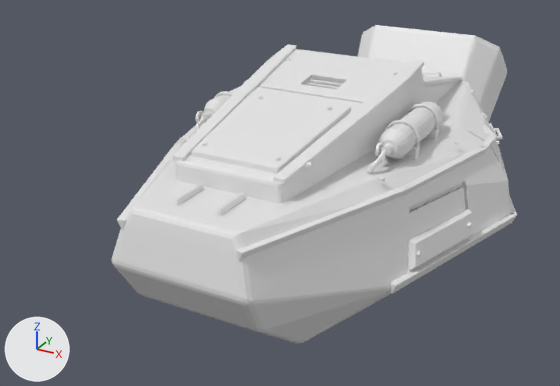
Renders of the OBJ model Assets/Resources/Models/Freeze_M1/turret.obj from each side of a commit.
Both versions are drawn from a 50 mm camera at (0.807, -1.866, 1.011) aimed at (-0.132, -0.159, 0.158). Lighting does not change. The marker at lower left points along +X, +Y and +Z. The first picture is the older version. Where no turn or scale is listed for an object, it has been applied to the vertices. Vertices at exactly the same position are counted once.

The first picture shows 'turret'.
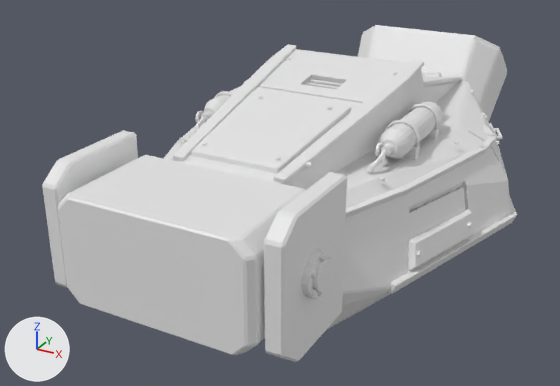
The newer file is also rescaled (x0.85) as a whole; pictures and numbers use the older file's frame.

The change in detail:
me_turret is used by ob_turret; location (0.0, 0.0, 0.0).
me_turret had 7884 vertices, 15471 faces and spanned x -0.47..0.47, y -0.82..0.83, z 0.0..0.53.
me_turret now has 7903 vertices, 15406 faces and spans x -0.47..0.47, y -0.9..0.83, z 0.0..0.53.
me_turret part 1: a new loose piece of 374 vertices spanning x -0.22..0.22, y -0.9..-0.65, z 0.19..0.42.
me_turret part 2: a new loose piece of 150 vertices spanning x -0.27..-0.23, y -0.87..-0.62, z 0.15..0.46.
me_turret part 3: a new loose piece of 150 vertices spanning x 0.23..0.27, y -0.87..-0.62, z 0.15..0.46.
me_turret part 4: a new loose piece of 84 vertices spanning x 0.26..0.28, y -0.81..-0.72, z 0.27..0.36.
me_turret part 5: a new loose piece of 80 vertices spanning x 0.28..0.29, y -0.79..-0.73, z 0.29..0.35.
me_turret part 6: 64 vertices moved from x -0.38..0.4, y -0.53..0.83, z 0.0..0.5 to x -0.38..0.4, y -0.52..0.83, z 0.0..0.5; 1634 vertices removed from x -0.45..0.45, y -0.82..0.83, z 0.0..0.52; 219 vertices added at x -0.4..0.4, y -0.8..0.83, z 0.0..0.49.
Other edits to the shape of me_turret do not show in these pictures.

What differs and where, as boxes [x1, y1, x2, y2] in the pictures (560 x 386 px):
'turret', reshaped (17% wider)
    before: [111, 25, 517, 343]
    after: [42, 25, 517, 362]
part 1 of me_turret, added
    after: [58, 155, 306, 355]
part 2 of me_turret, added
    after: [42, 130, 138, 288]
part 3 of me_turret, added
    after: [264, 172, 347, 362]
part 4 of me_turret, added
    after: [302, 249, 329, 299]
part 5 of me_turret, added
    after: [313, 258, 332, 292]
part 6 of me_turret, built on (mostly hidden afterwards)
    before: [115, 28, 517, 342]
    after: [183, 25, 506, 294]
